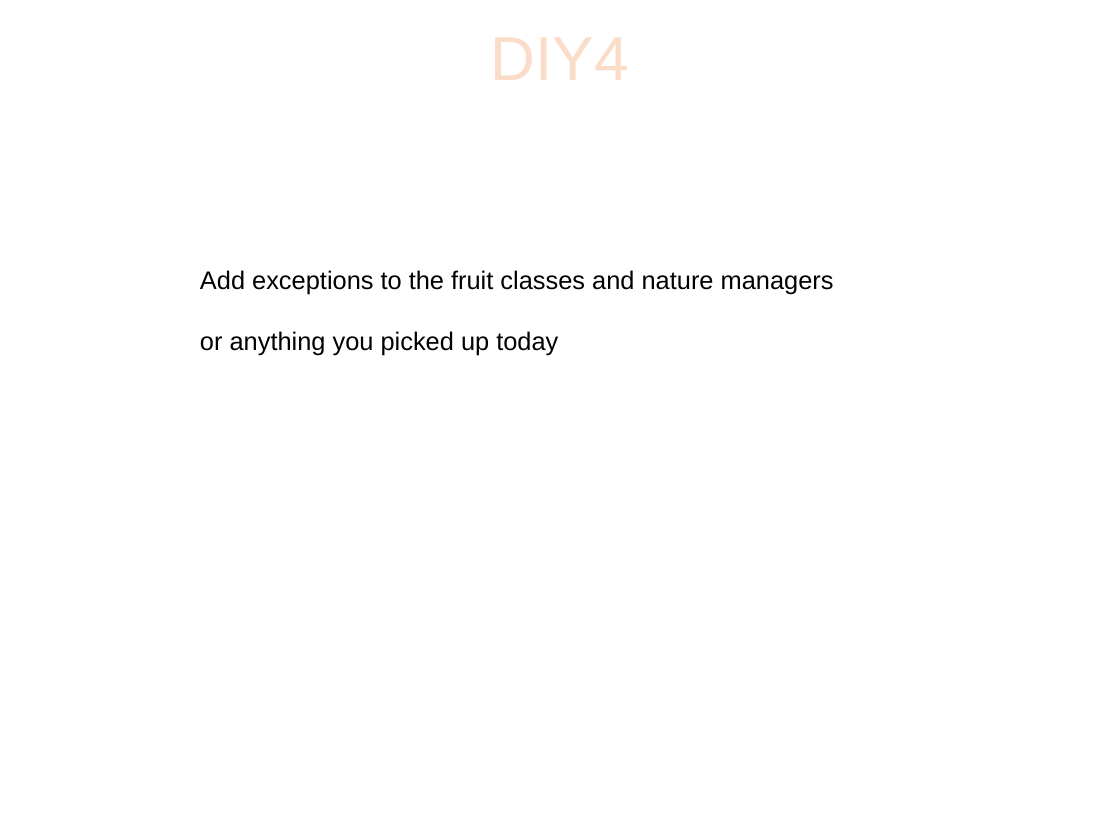
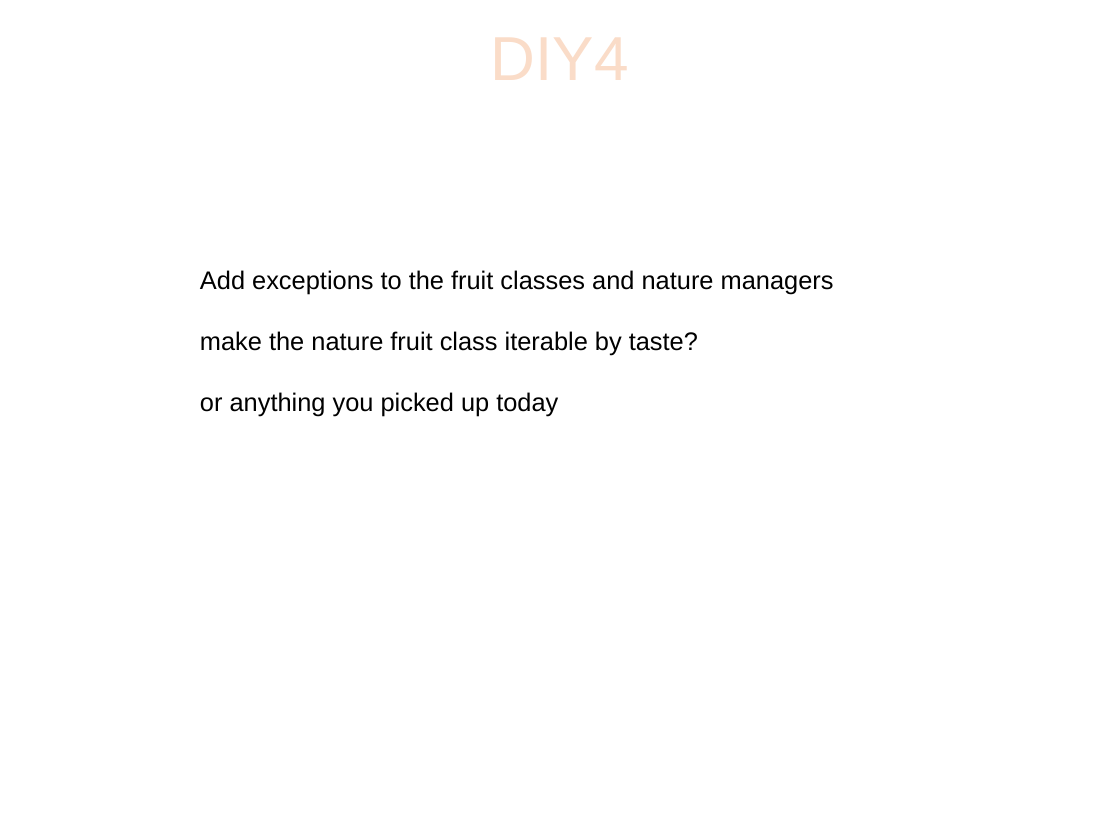
Before and after one commit to sphaero/workshops, a slide deck: slide 58 of PythonFu/presentation.odp (slide 57 before the commit). Drawn at 1120x840 pixels with LibreOffice and Linux fonts; fonts in the diff are those of the drawing; background and template pictures are left out. Boxes give left, top, right and bottom in pixels: in the first picture for what was removed or moved away, otherwise in the second. Text is boxed around its words. In the diff, an @@ line names an element or a change of style, - is before the commit and + after.

```diff
--- a/PythonFu/presentation.odp
+++ b/PythonFu/presentation.odp
@@ text at box(200, 331, 698, 355): paragraph added @@
+make the nature fruit class iterable by taste?
```
Also in this commit, not shown: 2 other slides changed, 1 slide added, 1 other file.
